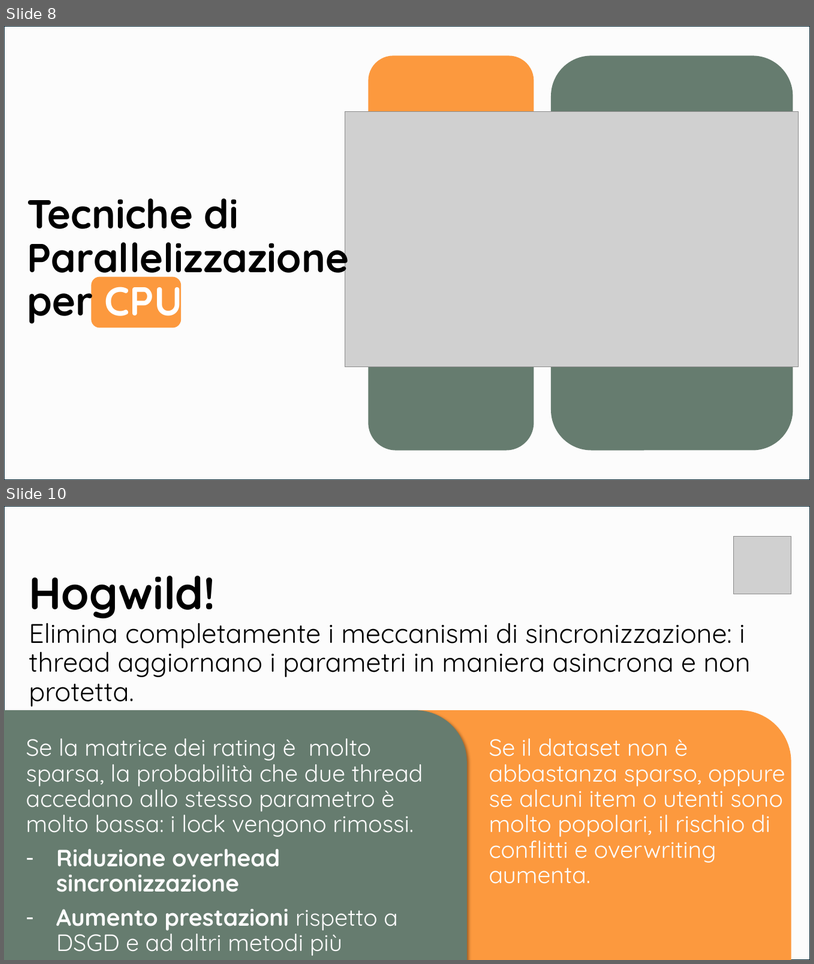
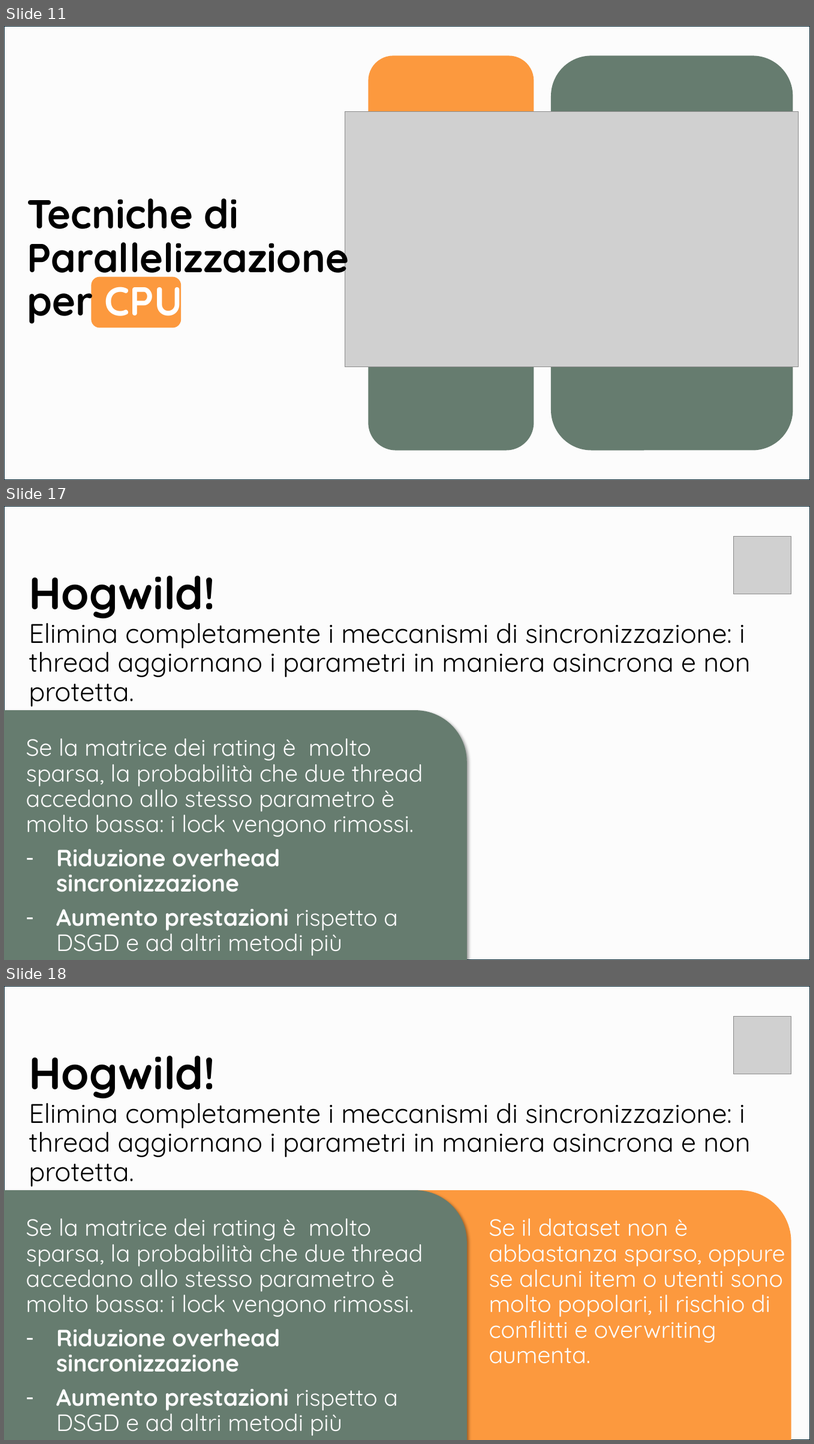
Before and after one commit to Smo17817/MNI_Esercizi, a slide deck: Documentazione/[MNI]_PresentazioneSeminario.pptx. Shown one above the other, each under a label of ours: slides 8 and 10 before the commit, slides 11, 17 and 18 after it; the slides between them are not shown. The pictures are 814x964 and 814x1444 pixels, drawn with LibreOffice and Linux fonts; fonts in the diff are those of the drawing; grey boxes stand for pictures. Boxes give left, top, right and bottom in pixels: in the first picture for what was removed or moved away, otherwise in the second. Text is boxed around its words. In the diff, an @@ line names an element or a change of style, - is before the commit and + after.

```diff
--- a/Documentazione/[MNI]_PresentazioneSeminario.pptx
+++ b/Documentazione/[MNI]_PresentazioneSeminario.pptx
@@ slide 17 added at <box>4,506,810,960</box>, background #FFFFFF @@
@@ rectangle added at <box>4,506,810,960</box>, fill #FCFCFC, outline #092A39 1.5 pt @@
@@ picture added at <box>734,536,792,594</box> @@
@@ title added at <box>29,576,215,618</box>, 54 pt, text #000000, bold @@
+Hogwild!
@@ text added at <box>29,615,750,706</box>, 32 pt, text #000000 @@
+Elimina completamente i meccanismi di sincronizzazione: i thread aggiornano i parametri in maniera asincrona e non protetta.
@@ rounded rectangle added at <box>4,710,467,960</box>, fill #667C6F @@
@@ text added at <box>26,738,423,955</box>, 28 pt, text #FCFCFC @@
+Se la matrice dei rating è molto sparsa, la probabilità che due thread accedano allo stesso parametro è molto bassa: i lock vengono rimossi.
+– Riduzione overhead sincronizzazione
+– Aumento prestazioni rispetto a DSGD e ad altri metodi più strutturati.
@@ what was slide 8 is now slide 11 @@
@@ what was slide 10 is now slide 18 @@
```
Also in this commit, not shown: 5 slides changed, 17 other slides added.
